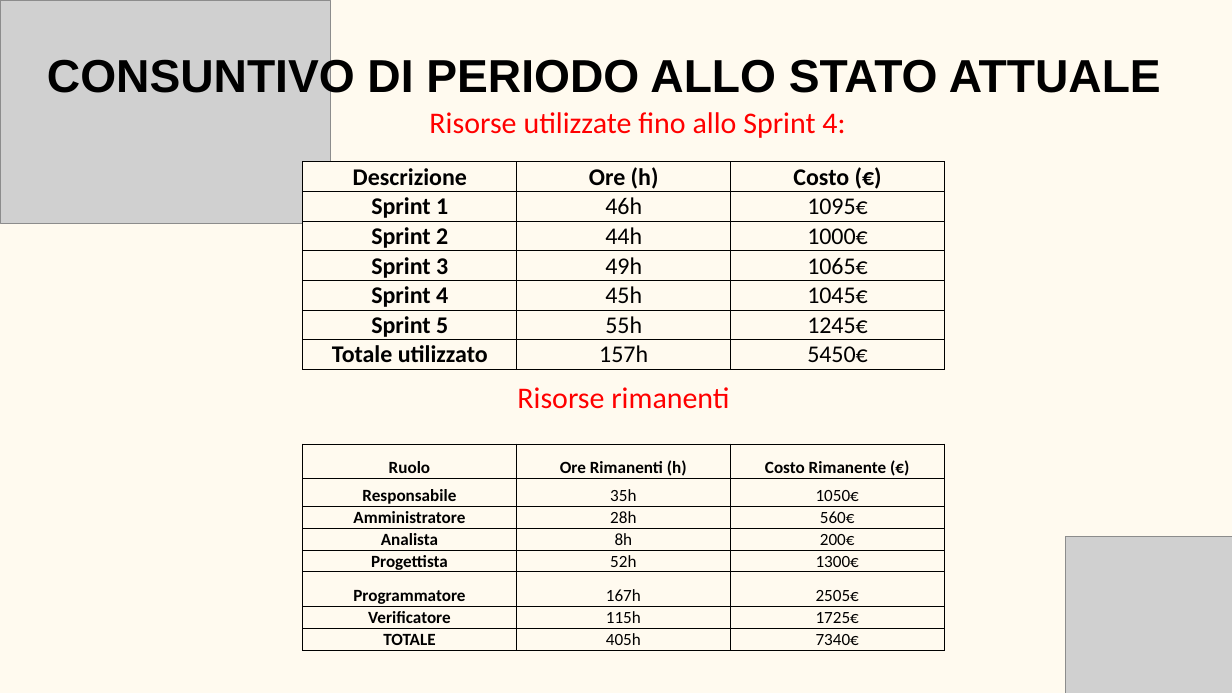
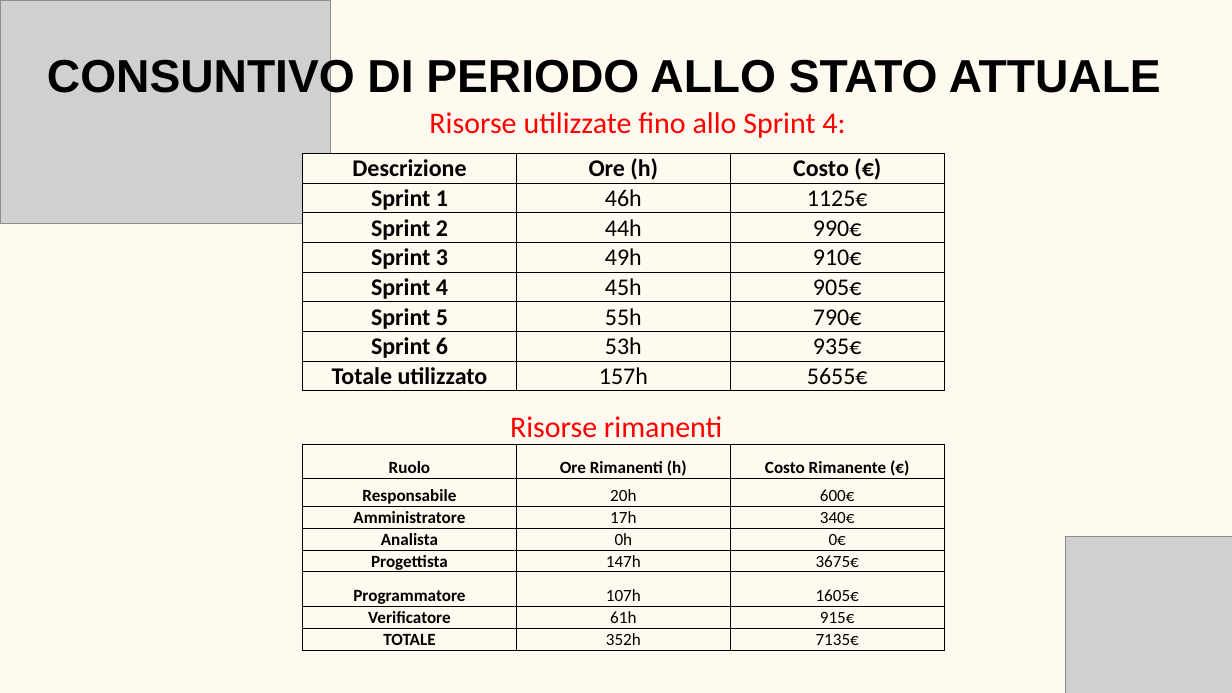
Before and after one commit to BugBustersUnipd/DocumentazioneSWE, a slide deck: slide 9 of RTB/PRESENTAZIONE RTB/Presentazione RTB.pptx. Drawn at 1232x693 pixels with LibreOffice and Linux fonts; fonts in the diff are those of the drawing; grey boxes stand for pictures. Boxes give left, top, right and bottom in pixels: in the first picture for what was removed or moved away, otherwise in the second. Text is boxed around its words. In the diff, an @@ line names an element or a change of style, - is before the commit and + after.

```diff
--- a/RTB/PRESENTAZIONE RTB/Presentazione RTB.pptx
+++ b/RTB/PRESENTAZIONE RTB/Presentazione RTB.pptx
@@ table at (x1=302, y1=153, x2=944, y2=391) @@
-row 2: Sprint 1 | 46h | 1095€
-row 3: Sprint 2 | 44h | 1000€
-row 4: Sprint 3 | 49h | 1065€
-row 5: Sprint 4 | 45h | 1045€
-row 6: Sprint 5 | 55h | 1245€
-row 7: Totale utilizzato | 157h | 5450€
+row 2: Sprint 1 | 46h | 1125€
+row 3: Sprint 2 | 44h | 990€
+row 4: Sprint 3 | 49h | 910€
+row 5: Sprint 4 | 45h | 905€
+row 6: Sprint 5 | 55h | 790€
+row 7: Sprint 6 | 53h | 935€
+row 8: Totale utilizzato | 157h | 5655€
@@ table resized from (x1=303, y1=161, x2=944, y2=369) to (x1=302, y1=153, x2=944, y2=391) @@
@@ text "Risorse rimanenti" rewrapped from (x1=517, y1=387, x2=729, y2=409) to (x1=510, y1=416, x2=722, y2=445) @@
@@ table at (x1=302, y1=444, x2=944, y2=650) @@
-row 2, column 2: 35h
+row 2, column 2: 20h
-row 2, column 3: 1050€
+row 2, column 3: 600€
-row 3, column 2: 28h
+row 3, column 2: 17h
-row 3, column 3: 560€
+row 3, column 3: 340€
-row 4, column 2: 8h
+row 4, column 2: 0h
-row 4, column 3: 200€
+row 4, column 3: 0€
-row 5, column 2: 52h
+row 5, column 2: 147h
-row 5, column 3: 1300€
+row 5, column 3: 3675€
-row 6, column 2: 167h
+row 6, column 2: 107h
-row 6, column 3: 2505€
+row 6, column 3: 1605€
-row 7, column 2: 115h
+row 7, column 2: 61h
-row 7, column 3: 1725€
+row 7, column 3: 915€
-row 8, column 2: 405h
+row 8, column 2: 352h
-row 8, column 3: 7340€
+row 8, column 3: 7135€
```
Also in this commit, not shown: 1 other slide changed, 1 other file.
